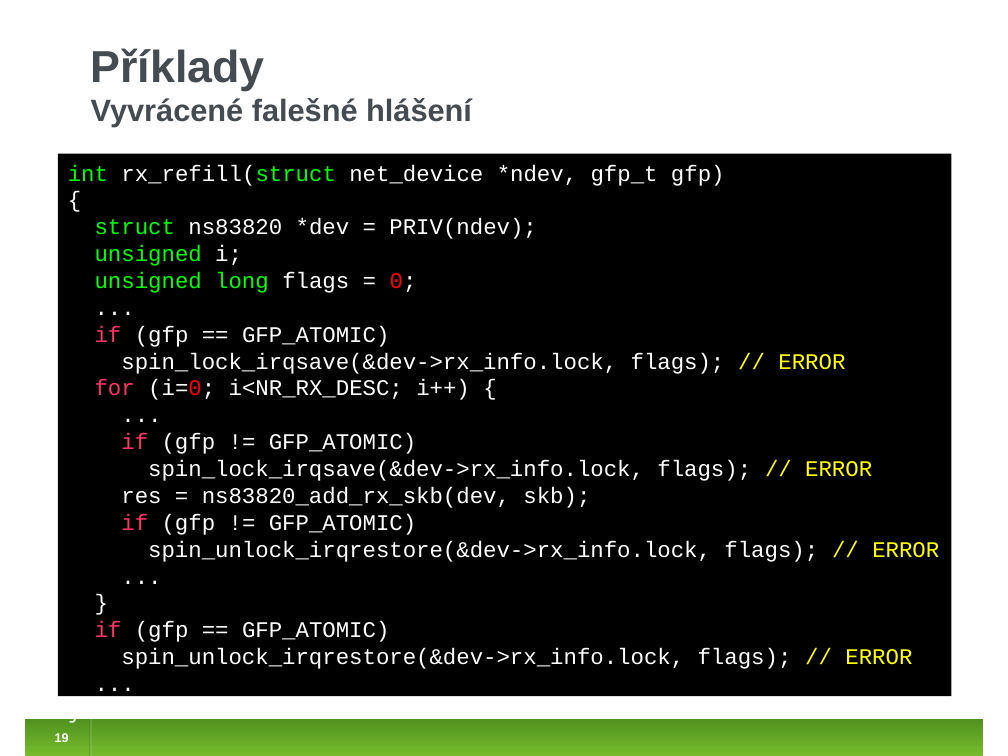
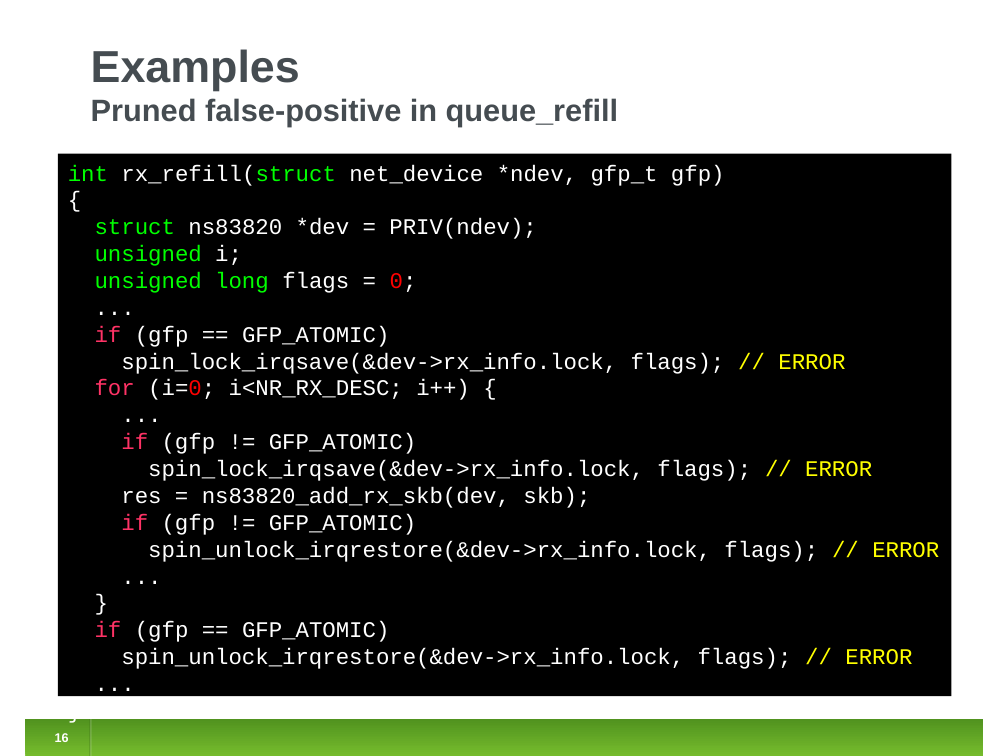
Before and after one commit to jirislaby/writings, a slide deck: slide 16 of presentations/fmics2012.odp (slide 19 before the commit). Drawn at 1008x756 pixels with LibreOffice and Linux fonts; fonts in the diff are those of the drawing. Boxes give left, top, right and bottom in pixels: in the first picture for what was removed or moved away, otherwise in the second. Text is boxed around its words. In the diff, an @@ line names an element or a change of style, - is before the commit and + after.

```diff
--- a/presentations/fmics2012.odp
+++ b/presentations/fmics2012.odp
@@ title at box(91, 49, 618, 127): text changed @@
-Příklady
-Vyvrácené falešné hlášení
+Examples
+Pruned false-positive in queue_refill
```
Also in this commit, not shown: 8 other slides changed, 8 slides added, 10 slides removed.
